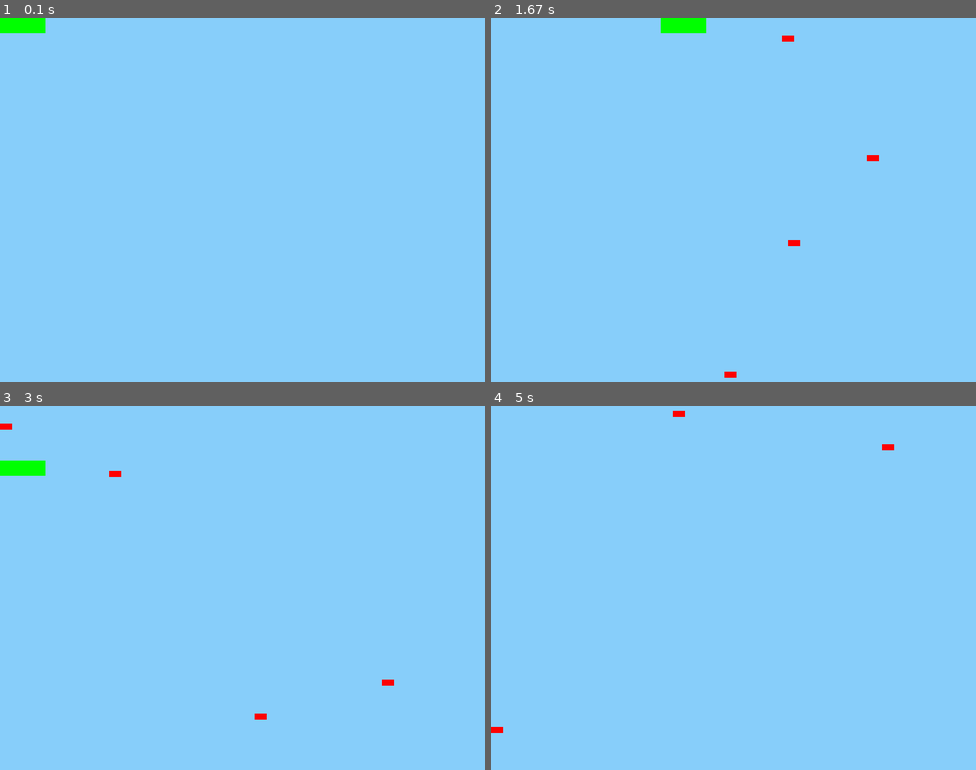
Above: before the commit, frames 1-4 (two rows, left to right).
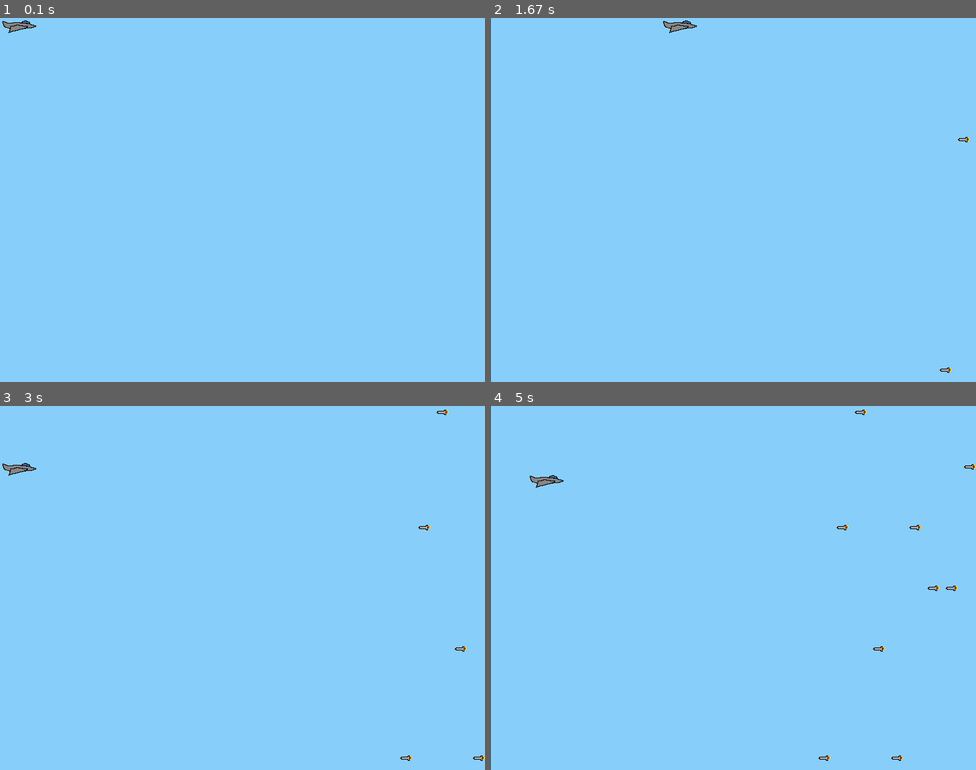
Above: after the commit, the same moments.

Repository: chauby/pygame_plane_war
Game: pygame game, started from playGame.py
Same seed, same stepped clock (60 frames per second), same inputs: the game is played once before the commit and once after it. The source is Python 2; it was converted automatically to run under Python 3.
Inputs:
- Up to frame 1 (0.1 s): no input
- Up to frame 2 (1.67 s): hold Right 0.33-0.8 s; hold Up 0.83-1.13 s; hold Right 1.17-1.63 s
- Up to frame 3 (3 s): hold Left 1.67-2.2 s; hold Down 2.23-2.53 s; hold Left 2.57-2.97 s
- Up to frame 4 (5 s): hold Up 3-3.37 s; hold Right 3.4-4.03 s; hold Down 4.07-4.43 s; hold Left 4.47-4.93 s; hold Right from 4.97 s (still down)

The runs differ from the first frame. In frame 1, 0.4% of the frame differs, in the area x 0-10%, y 0-5%; in frame 2, 0.6%; in frame 3, 0.7%, in the area x 0-100%, y 1-98%; in frame 4, 0.5%.

Commit message:
简单飞机游戏测试成功

Diff:
--- a/playGame.py
+++ b/playGame.py
@@ -12,9 +12,9 @@
 class Player(pygame.sprite.Sprite):
 	def __init__(self):
 		super(Player, self).__init__()
-		self.surf = pygame.Surface((75, 25))
-		self.surf.fill((0, 255, 0)) #绿色
-		self.rect = self.surf.get_rect()
+		self.image = pygame.image.load('jet.png').convert()
+		self.image.set_colorkey((255, 255, 255), RLEACCEL)
+		self.rect = self.image.get_rect()
 
 	def update(self, pressed_keys):
 		if pressed_keys[K_UP]:
@@ -39,16 +39,17 @@
 class Enemy(pygame.sprite.Sprite):
 	def __init__(self):
 		super(Enemy, self).__init__()
-		self.surf = pygame.Surface((20, 10))
-		self.surf.fill((255, 0, 0))#红色
-		self.rect = self.surf.get_rect(center = (820, random.randint(0, 600)))
-		self.speed = random.randint(5, 20)
+		self.image = pygame.image.load('missile.png').convert()
+		self.init_position = [10, 100, 200, 300, 400, 500, 580]
+		self.image.set_colorkey((255, 255, 255), RLEACCEL)
+		self.rect = self.image.get_rect(center = (820, self.init_position[random.randint(0, 6)]))
+		# self.speed = random.randint(1, 2)
+		self.speed = 1
 
 	def update(self):
 		self.rect.move_ip(-self.speed, 0)
 		if self.rect.right < 0:
 			self.kill()
-
 
 # initialize pygame
 pygame.init()
@@ -63,7 +64,7 @@
 
 # Create a custom event for adding a new enemy.
 ADDENEMY = pygame.USEREVENT + 1
-pygame.time.set_timer(ADDENEMY, 250)
+pygame.time.set_timer(ADDENEMY, 500)
 ADDCLOUD = pygame.USEREVENT + 2
 pygame.time.set_timer(ADDCLOUD, 1000)
 
@@ -96,10 +97,12 @@
 	enemies.update()
 
 	for entity in all_sprites:
-		screen.blit(entity.surf, entity.rect)
+		screen.blit(entity.image, entity.rect)
 
 	if pygame.sprite.spritecollideany(player, enemies):
+		print "Game over"
 		player.kill()
+		running = False
 
 	#将两次flip之间的修改更新到整个屏幕
 	pygame.display.flip()
Binary file added: jet.png
Binary file added: missile.png
